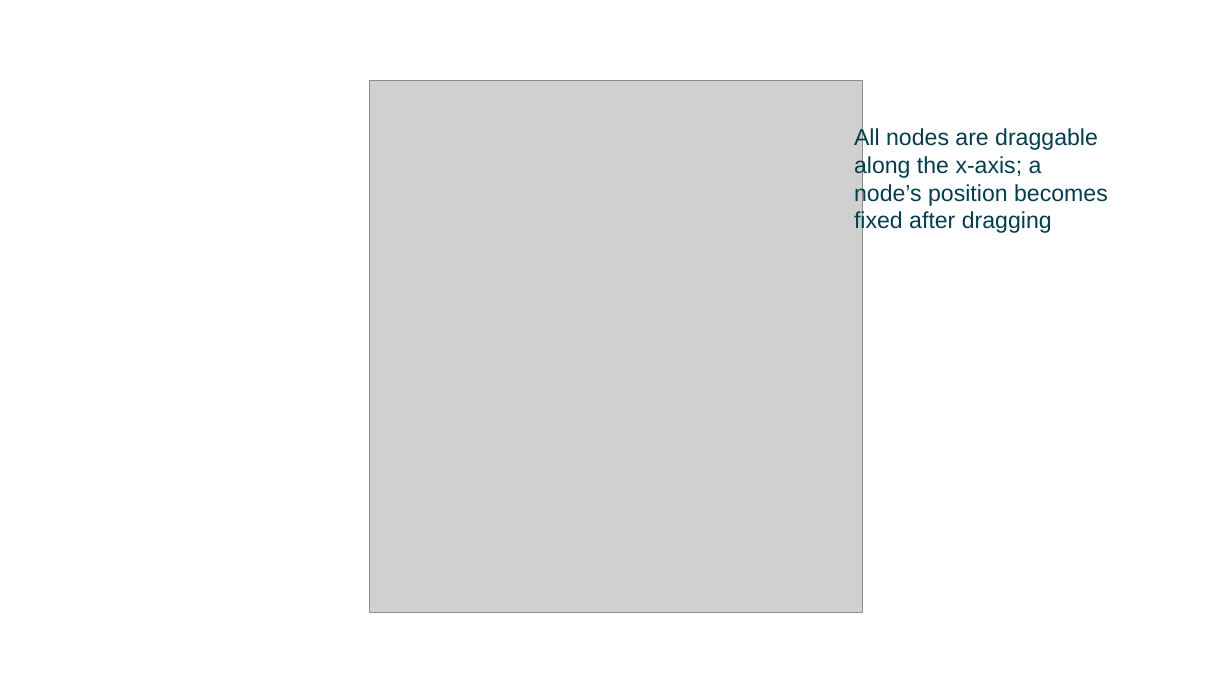
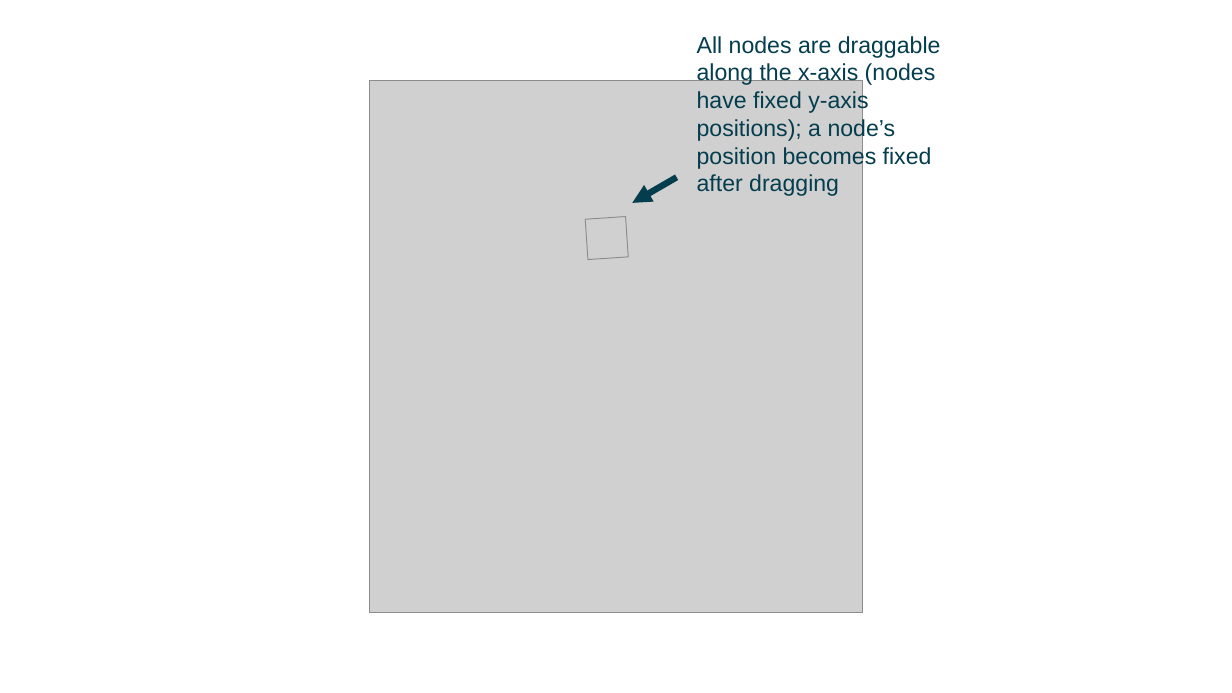
Before and after one commit to kitchensjn/tskit_arg_visualizer, a slide deck: slide 17 of tskit_presentation.pptx. Drawn at 1232x693 pixels with LibreOffice and Linux fonts; fonts in the diff are those of the drawing; grey boxes stand for pictures. Boxes give left, top, right and bottom in pixels: in the first picture for what was removed or moved away, otherwise in the second. Text is boxed around its words. In the diff, an @@ line names an element or a change of style, - is before the commit and + after.

```diff
--- a/tskit_presentation.pptx
+++ b/tskit_presentation.pptx
@@ text at box(697, 36, 941, 196): text changed @@
-All nodes are draggable along the x-axis; a node’s position becomes fixed after dragging
+All nodes are draggable along the x-axis (nodes have fixed y-axis positions); a node’s position becomes fixed after dragging
@@ arrow added from (677, 177) to (632, 203), #043D4D 5 pt @@
@@ picture added at box(586, 217, 629, 260) @@
```
Also in this commit, not shown: 4 other slides changed, 1 slide added, 2 other files.
